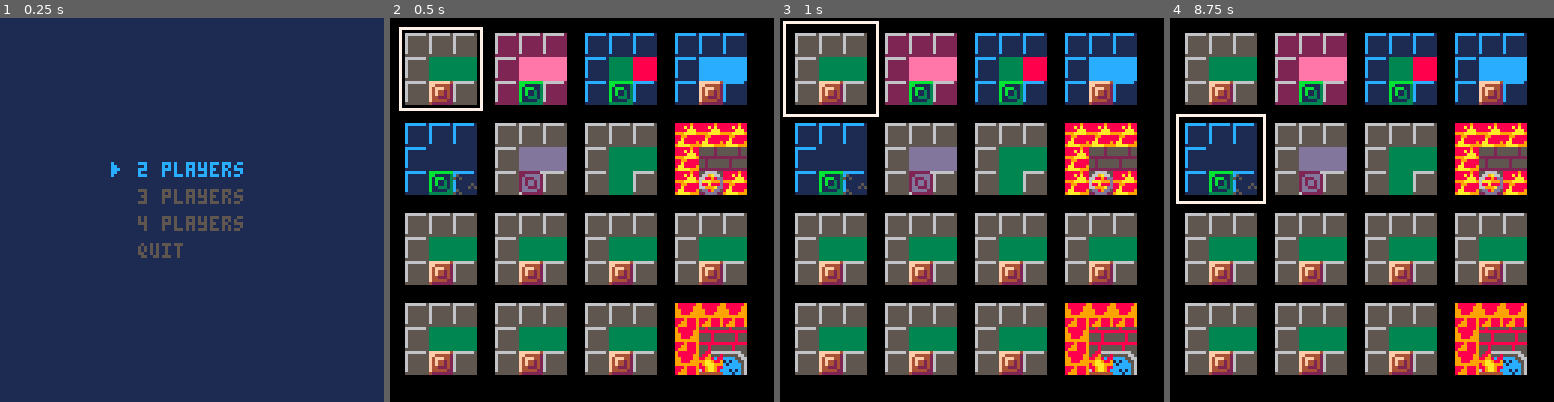
Above: before the commit, frames 1-4 (left to right).
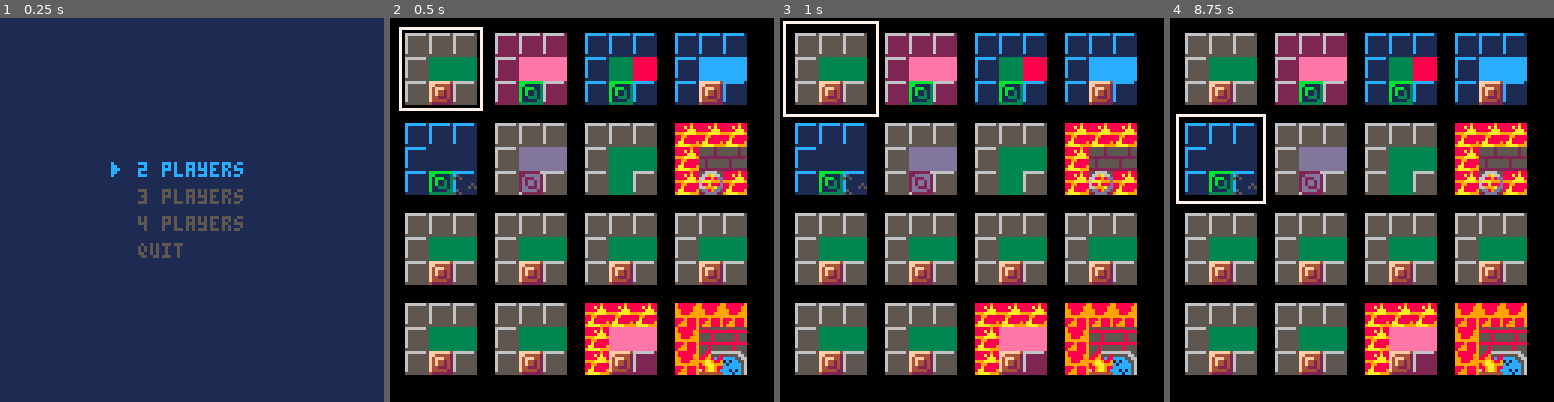
Above: after the commit, the same moments.

Repository: sdegutis/shepherdgame.com
Game: PICO-8 cartridge bomberman.p8
Same seed, same stepped clock (60 frames per second), same inputs: the game is played once before the commit and once after it.
Inputs:
- Up to frame 1 (0.25 s): no input
- Up to frame 2 (0.5 s): tap X (X key) at 0.33 s
- Up to frame 3 (1 s): no input
- Up to frame 4 (8.75 s): tap X (X key) at 1.07, 1.85, 2.97, 4.08, 5.2, 6.32, 7.43, 8.55 s; hold Right 1.6-2.1 s; hold Up 2.15-2.42 s; hold Right 2.47-3.03 s; hold Left 3.08-3.58 s; hold Down 3.63-3.97 s; hold Right 4.02-4.68 s; hold Up 4.73-5.03 s; hold Left 5.08-5.68 s; hold Down 5.73-6.03 s; hold Right 6.08-6.58 s; hold Right 6.63-7.13 s; hold Up 7.18-7.45 s; hold Right 7.5-8.07 s; hold Left 8.12-8.62 s; hold Down from 8.67 s (still down)

Frame 1 is identical in both runs. In frame 2, 3.0% of the frame differs, in the area x 50-70%, y 74-93%; in frame 3, 3.0%; in frame 4, 3.0%.

Commit message:
Sarah's new map

Diff:
--- a/bomberman.p8
+++ b/bomberman.p8
@@ -883,35 +883,35 @@
 00000000000000000000000000000000000000000000000000000000000000000000000000000000000000000000000000000000000000000000000000000000
 00000000000000000000000000000000000000000000000000000000000000000000000000000000000000000000000000000000000000000000000000000000
 00000000000000000000000000000000000000000000000000000000000000000000000000000000000000000000000000000000000000000000000000000000
-a1a1a1a1a1a1a1a1a1a1a1a1a1a1a1a2a1a1a1a1a1a1a1a1a1a1a1a1a1a1a1a2a1a1a1a1a1a1a1a1a1a1a1a1a1a1a1a255555555555555555555555555555565
-00000000000000000000000000000000000000000000000000000000000000000000000000000000000000000000000000000000000000000000000000000000
-a1a0a0a0a0a0a0a0a0a0a0a0a0a0a100a1a0a0a0a0a0a0a0a0a0a0a0a0a0a100a1a0a0a0a0a0a0a0a0a0a0a0a0a0a10055252525252525552525252525255500
-00000000000000000000000000000000000000000000000000000000000000000000000000000000000000000000000000000000000000000000000000000000
-a1a0a1a0a1a0a1a0a1a0a1a0a1a0a100a1a0a1a0a1a0a1a0a1a0a1a0a1a0a100a1a0a1a0a1a0a1a0a1a0a1a0a1a0a10055354525252525552525252525255500
-00000000000000000000000000000000000000000000000000000000000000000000000000000000000000000000000000000000000000000000000000000000
-a1a0a0a0a0a0a0a0a0a0a0a0a0a0a100a1a0a0a0a0a0a0a0a0a0a0a0a0a0a100a1a0a0a0a0a0a0a0a0a0a0a0a0a0a10055364625252525552525252525255500
-00000000000000000000000000000000000000000000000000000000000000000000000000000000000000000000000000000000000000000000000000000000
-a1a0a1a0a1a0a1a0a1a0a1a0a1a0a100a1a0a1a0a1a0a1a0a1a0a1a0a1a0a100a1a0a1a0a1a0a1a0a1a0a1a0a1a0a10055252525252555552525252525255500
-00000000000000000000000000000000000000000000000000000000000000000000000000000000000000000000000000000000000000000000000000000000
-a1a0a0a0a0a0a0a0a0a0a0a0a0a0a100a1a0a0a0a0a0a0a0a0a0a0a0a0a0a100a1a0a0a0a0a0a0a0a0a0a0a0a0a0a10055252525252525252525252525255500
-00000000000000000000000000000000000000000000000000000000000000000000000000000000000000000000000000000000000000000000000000000000
-a1a0a1a0a1a0a1a0a1a0a1a0a1a0a100a1a0a1a0a1a0a1a0a1a0a1a0a1a0a100a1a0a1a0a1a0a1a0a1a0a1a0a1a0a10055252525252525253545252525255500
-00000000000000000000000000000000000000000000000000000000000000000000000000000000000000000000000000000000000000000000000000000000
-a1a0a0a0a0a0a0a0a0a0a0a0a0a0a100a1a0a0a0a0a0a0a0a0a0a0a0a0a0a100a1a0a0a0a0a0a0a0a0a0a0a0a0a0a10055252535452525253646252525255500
-00000000000000000000000000000000000000000000000000000000000000000000000000000000000000000000000000000000000000000000000000000000
-a1a0a1a0a1a0a1a0a1a0a1a0a1a0a100a1a0a1a0a1a0a1a0a1a0a1a0a1a0a100a1a0a1a0a1a0a1a0a1a0a1a0a1a0a10055252536462525252525252525255500
-00000000000000000000000000000000000000000000000000000000000000000000000000000000000000000000000000000000000000000000000000000000
-a1a0a0a0a0a0a0a0a0a0a0a0a0a0a100a1a0a0a0a0a0a0a0a0a0a0a0a0a0a100a1a0a0a0a0a0a0a0a0a0a0a0a0a0a10055252525252525252525252525255500
-00000000000000000000000000000000000000000000000000000000000000000000000000000000000000000000000000000000000000000000000000000000
-a1a0a1a0a1a0a1a0a1a0a1a0a1a0a100a1a0a1a0a1a0a1a0a1a0a1a0a1a0a100a1a0a1a0a1a0a1a0a1a0a1a0a1a0a10055252525252525255555555525255500
-00000000000000000000000000000000000000000000000000000000000000000000000000000000000000000000000000000000000000000000000000000000
-a1a0a0a0a0a0a0a0a0a0a0a0a0a0a100a1a0a0a0a0a0a0a0a0a0a0a0a0a0a100a1a0a0a0a0a0a0a0a0a0a0a0a0a0a10055252525552525255525252525255500
-00000000000000000000000000000000000000000000000000000000000000000000000000000000000000000000000000000000000000000000000000000000
-a1a0a1a0a1a0a1a0a1a0a1a0a1a0a100a1a0a1a0a1a0a1a0a1a0a1a0a1a0a100a1a0a1a0a1a0a1a0a1a0a1a0a1a0a10055354555552525255535452525255500
-00000000000000000000000000000000000000000000000000000000000000000000000000000000000000000000000000000000000000000000000000000000
-a1a0a0a0a0a0a0a0a0a0a0a0a0a0a100a1a0a0a0a0a0a0a0a0a0a0a0a0a0a100a1a0a0a0a0a0a0a0a0a0a0a0a0a0a10055364655252525255536462525255500
-00000000000000000000000000000000000000000000000000000000000000000000000000000000000000000000000000000000000000000000000000000000
-a1a1a1a1a1a1a1a1a1a1a1a1a1a1a100a1a1a1a1a1a1a1a1a1a1a1a1a1a1a100a1a1a1a1a1a1a1a1a1a1a1a1a1a1a10055555555555555555555555555555500
+a1a1a1a1a1a1a1a1a1a1a1a1a1a1a1a2a1a1a1a1a1a1a1a1a1a1a1a1a1a1a1a2f1f1f1f1f1f1f1f1f1f1f1f1f1f1f1a255555555555555555555555555555565
+00000000000000000000000000000000000000000000000000000000000000000000000000000000000000000000000000000000000000000000000000000000
+a1a0a0a0a0a0a0a0a0a0a0a0a0a0a100a1a0a0a0a0a0a0a0a0a0a0a0a0a0a100f1c0c0c0c0c0c0c0c0c0c0c0c0c0f10055252525252525552525252525255500
+00000000000000000000000000000000000000000000000000000000000000000000000000000000000000000000000000000000000000000000000000000000
+a1a0a1a0a1a0a1a0a1a0a1a0a1a0a100a1a0a1a0a1a0a1a0a1a0a1a0a1a0a100f1c0c1c0c1c0c1c0c1c0c1c0c1c0f10055354525252525552525252525255500
+00000000000000000000000000000000000000000000000000000000000000000000000000000000000000000000000000000000000000000000000000000000
+a1a0a0a0a0a0a0a0a0a0a0a0a0a0a100a1a0a0a0a0a0a0a0a0a0a0a0a0a0a100f1c0c0c0c0c0c0c0c0c0c0c0c0c0f10055364625252525552525252525255500
+00000000000000000000000000000000000000000000000000000000000000000000000000000000000000000000000000000000000000000000000000000000
+a1a0a1a0a1a0a1a0a1a0a1a0a1a0a100a1a0a1a0a1a0a1a0a1a0a1a0a1a0a100f1c0c1c0c1c0c1c0c1c0c1c0c1c0f10055252525252555552525252525255500
+00000000000000000000000000000000000000000000000000000000000000000000000000000000000000000000000000000000000000000000000000000000
+a1a0a0a0a0a0a0a0a0a0a0a0a0a0a100a1a0a0a0a0a0a0a0a0a0a0a0a0a0a100f1c0c0c0c0c0c0c0c0c0c0c0c0c0f10055252525252525252525252525255500
+00000000000000000000000000000000000000000000000000000000000000000000000000000000000000000000000000000000000000000000000000000000
+a1a0a1a0a1a0a1a0a1a0a1a0a1a0a100a1a0a1a0a1a0a1a0a1a0a1a0a1a0a100f1c0c1c0c1c0c1c0c1c0c1c0c1c0f10055252525252525253545252525255500
+00000000000000000000000000000000000000000000000000000000000000000000000000000000000000000000000000000000000000000000000000000000
+a1a0a0a0a0a0a0a0a0a0a0a0a0a0a100a1a0a0a0a0a0a0a0a0a0a0a0a0a0a100f1c0c0c0c0c0c0c0c0c0c0c0c0c0f10055252535452525253646252525255500
+00000000000000000000000000000000000000000000000000000000000000000000000000000000000000000000000000000000000000000000000000000000
+a1a0a1a0a1a0a1a0a1a0a1a0a1a0a100a1a0a1a0a1a0a1a0a1a0a1a0a1a0a100f1c0c1c0c1c0c1c0c1c0c1c0c1c0f10055252536462525252525252525255500
+00000000000000000000000000000000000000000000000000000000000000000000000000000000000000000000000000000000000000000000000000000000
+a1a0a0a0a0a0a0a0a0a0a0a0a0a0a100a1a0a0a0a0a0a0a0a0a0a0a0a0a0a100f1c0c0c0c0c0c0c0c0c0c0c0c0c0f10055252525252525252525252525255500
+00000000000000000000000000000000000000000000000000000000000000000000000000000000000000000000000000000000000000000000000000000000
+a1a0a1a0a1a0a1a0a1a0a1a0a1a0a100a1a0a1a0a1a0a1a0a1a0a1a0a1a0a100f1c0c1c0c1c0c1c0c1c0c1c0c1c0f10055252525252525255555555525255500
+00000000000000000000000000000000000000000000000000000000000000000000000000000000000000000000000000000000000000000000000000000000
+a1a0a0a0a0a0a0a0a0a0a0a0a0a0a100a1a0a0a0a0a0a0a0a0a0a0a0a0a0a100f1c0c0c0c0c0c0c0c0c0c0c0c0c0f10055252525552525255525252525255500
+00000000000000000000000000000000000000000000000000000000000000000000000000000000000000000000000000000000000000000000000000000000
+a1a0a1a0a1a0a1a0a1a0a1a0a1a0a100a1a0a1a0a1a0a1a0a1a0a1a0a1a0a100f1c0c1c0c1c0c1c0c1c0c1c0c1c0f10055354555552525255535452525255500
+00000000000000000000000000000000000000000000000000000000000000000000000000000000000000000000000000000000000000000000000000000000
+a1a0a0a0a0a0a0a0a0a0a0a0a0a0a100a1a0a0a0a0a0a0a0a0a0a0a0a0a0a100f1c0c0c0c0c0c0c0c0c0c0c0c0c0f10055364655252525255536462525255500
+00000000000000000000000000000000000000000000000000000000000000000000000000000000000000000000000000000000000000000000000000000000
+a1a1a1a1a1a1a1a1a1a1a1a1a1a1a100a1a1a1a1a1a1a1a1a1a1a1a1a1a1a100f1f1f1f1f1f1f1f1f1f1f1f1f1f1f10055555555555555555555555555555500
 
 
 
